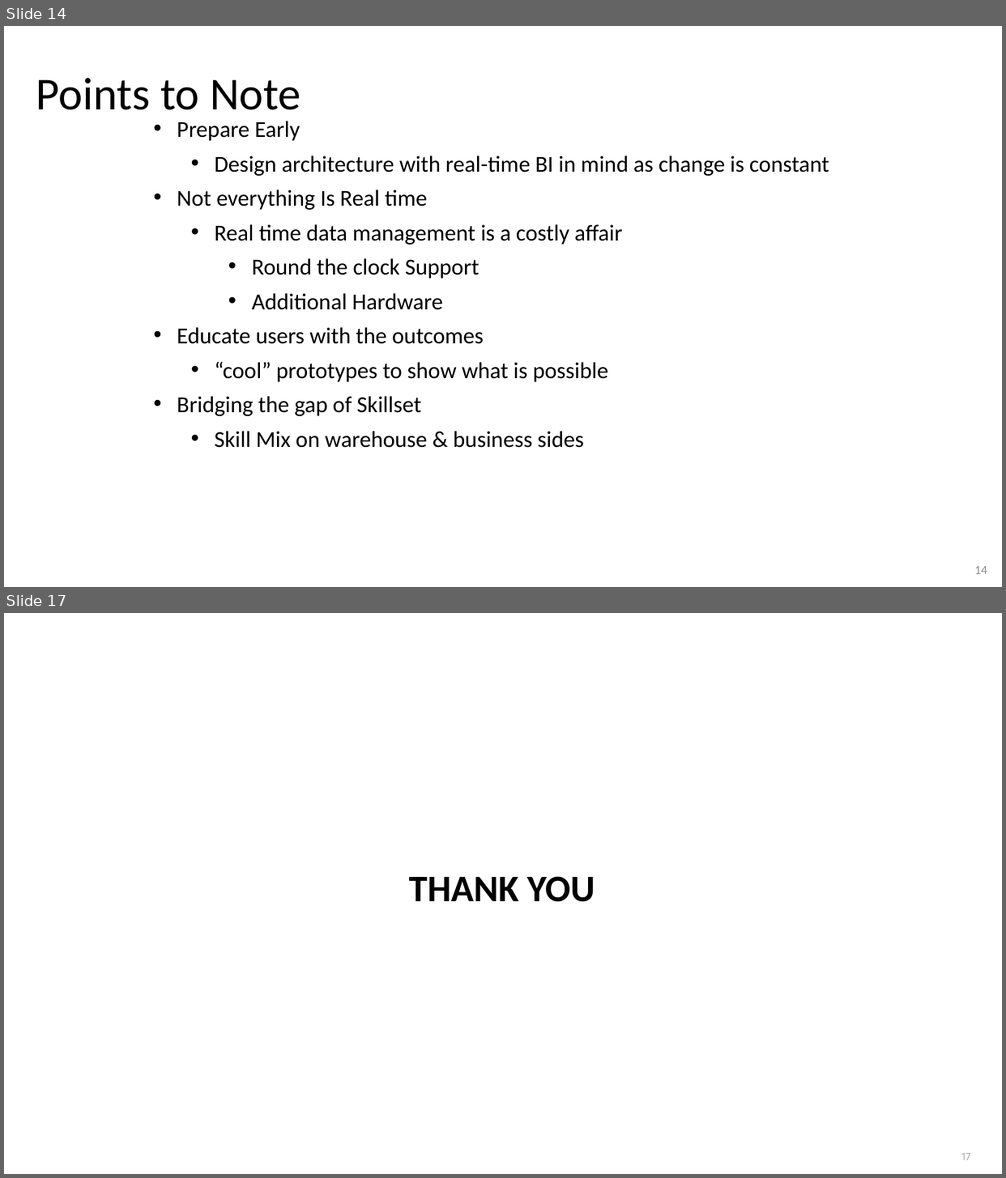
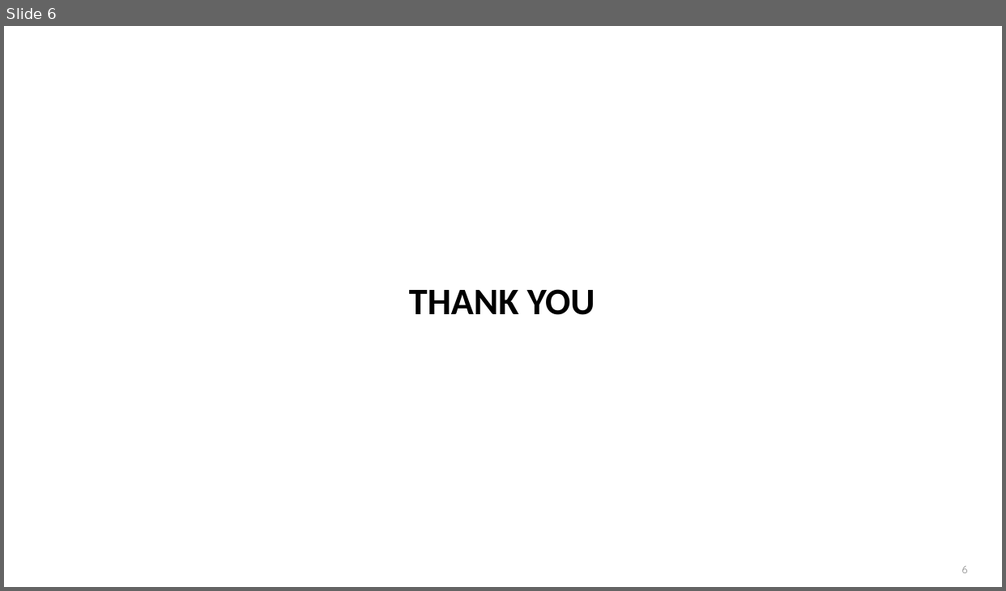
Before and after one commit to chiranthhd1/Forex-visualization-Python-, a slide deck: PyProject.pptx. Shown one above the other, each under a label of ours: slides 14 and 17 before the commit, slide 6 after it; the slides between them are not shown. The pictures are 1006x1178 and 1006x591 pixels, drawn with LibreOffice and Linux fonts; fonts in the diff are those of the drawing; background and template pictures are left out. Boxes give left, top, right and bottom in pixels: in the first picture for what was removed or moved away, otherwise in the second. Text is boxed around its words. In the diff, an @@ line names an element or a change of style, - is before the commit and + after.

```diff
--- a/PyProject.pptx
+++ b/PyProject.pptx
@@ slide 14 removed at [4, 26, 1002, 587], background #FFFFFF @@
@@ title removed at [36, 78, 301, 110] @@
-Points to Note
@@ text removed at [177, 121, 829, 448] @@
-• Prepare Early
-  • Design architecture with real-time BI in mind as change is constant
-• Not everything Is Real time
-  • Real time data management is a costly affair
-    • Round the clock Support
-    • Additional Hardware
-• Educate users with the outcomes
-  • “cool” prototypes to show what is possible
-• Bridging the gap of Skillset
-  • Skill Mix on warehouse & business sides
@@ page number removed at [974, 566, 987, 574] @@
-14
@@ what was slide 17 is now slide 6 @@
@@ page number at [962, 566, 968, 574]: text changed @@
-17
+6
```
Also in this commit, not shown: 1 slide changed, 4 slides added, 14 other slides removed.
